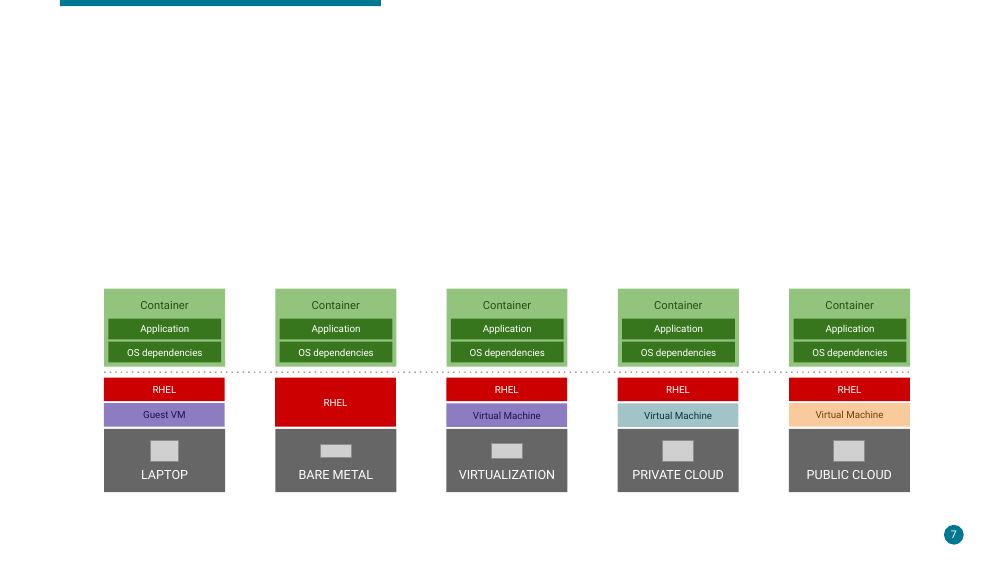
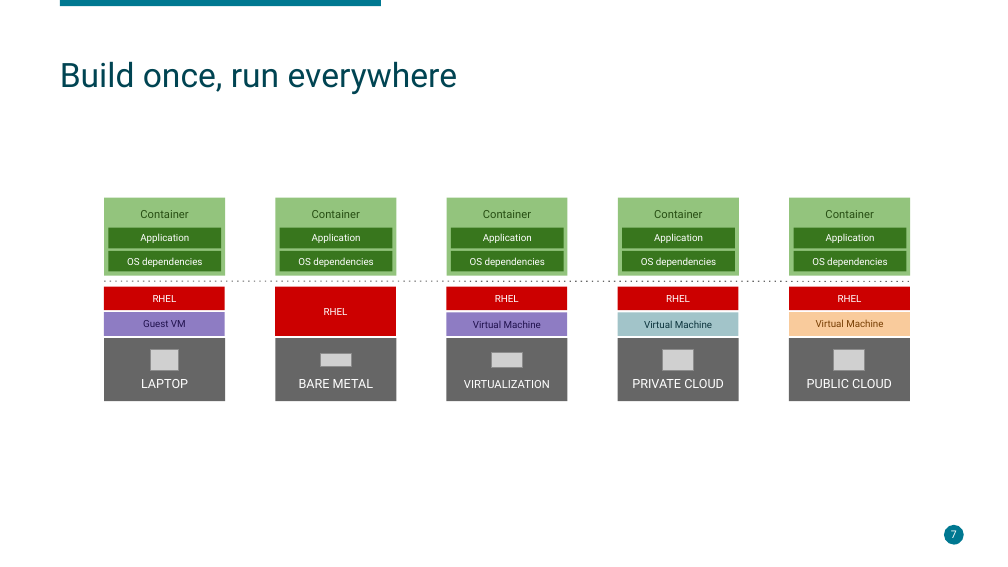
Before and after one commit to lukeelten/openshift-slac, a slide deck: slide 7 of Enterprise Container Management.odp. Drawn at 1008x567 pixels with LibreOffice and Linux fonts; fonts in the diff are those of the drawing; grey boxes stand for pictures; background and template pictures are left out. Boxes give left, top, right and bottom in pixels: in the first picture for what was removed or moved away, otherwise in the second. Text is boxed around its words. In the diff, an @@ line names an element or a change of style, - is before the commit and + after.

Commit message:
Updated presentation

```diff
--- a/Enterprise Container Management.odp
+++ b/Enterprise Container Management.odp
@@ title added at (60, 61, 457, 94), 24 pt, text #004452 @@
+Build once, run everywhere
@@ 29 rectangles, 5 pictures, 1 line: place and size @@
-29 rectangles, 5 pictures, 1 line at (104, 288, 911, 493)
+29 rectangles, 5 pictures, 1 line at (104, 198, 911, 401)
@@ rectangle "VIRTUALIZATION" at (447, 338, 568, 401): size 9 to 8 pt @@
```
Also in this commit, not shown: 6 other slides changed, 9 slides added, 10 slides removed.
